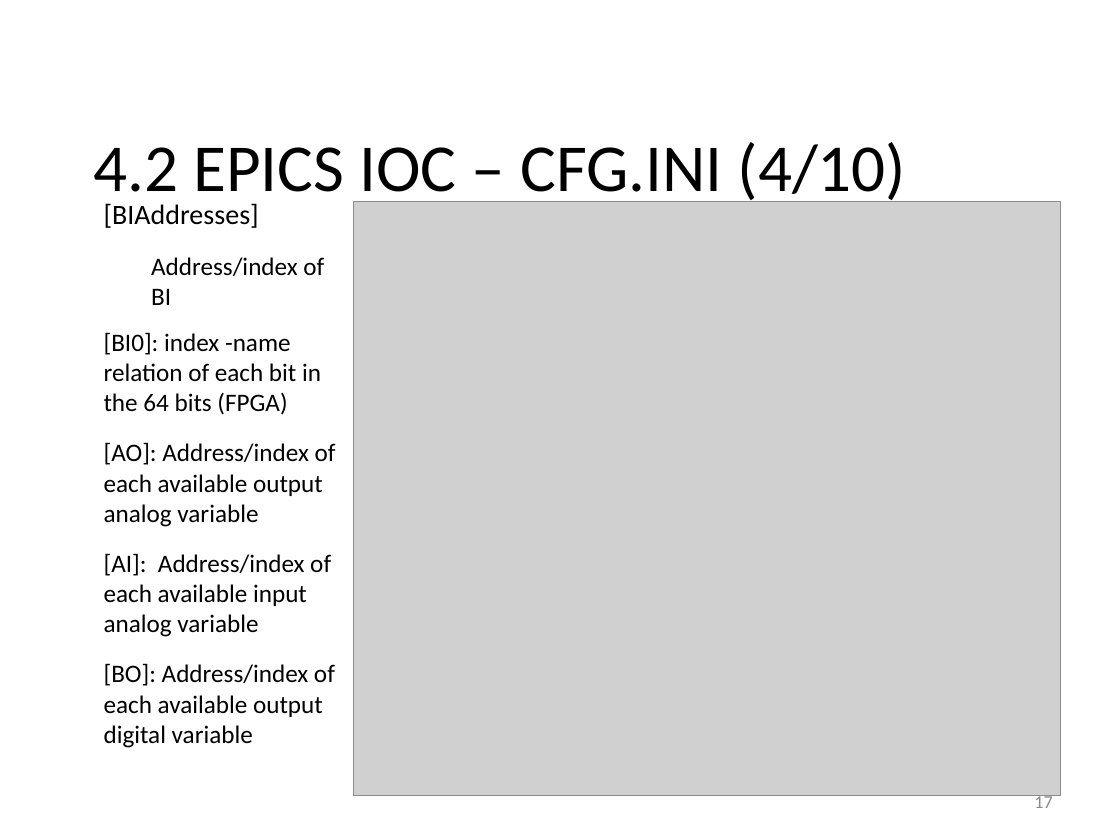
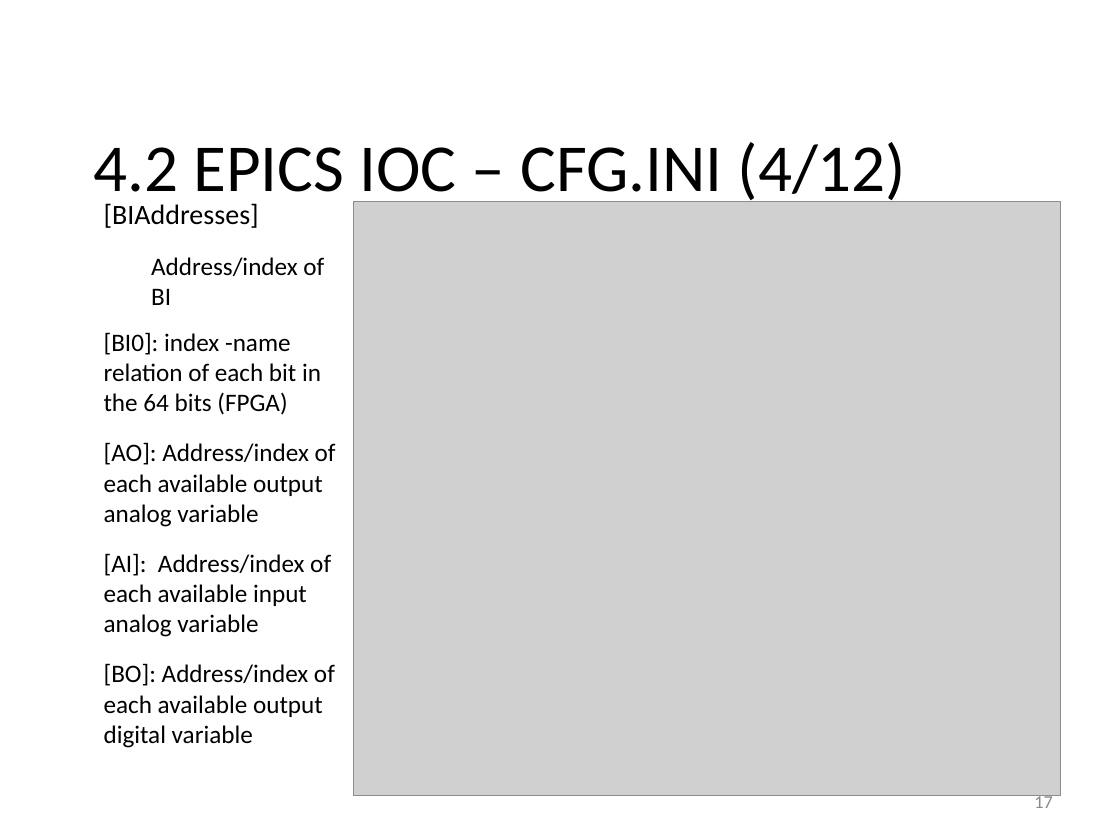
Before and after one commit to lnls-sol/project-nheengatu, a slide deck: slide 17 of docs/CRIO-EPICs-integration.odp. Drawn at 1120x840 pixels with LibreOffice and Linux fonts; fonts in the diff are those of the drawing; grey boxes stand for pictures; background and template pictures are left out. Boxes give left, top, right and bottom in pixels: in the first picture for what was removed or moved away, otherwise in the second. Text is boxed around its words. In the diff, an @@ line names an element or a change of style, - is before the commit and + after.

```diff
--- a/docs/CRIO-EPICs-integration.odp
+++ b/docs/CRIO-EPICs-integration.odp
@@ text at (93,142,907,208): text changed @@
-4.2 EPICS IOC – CFG.INI (4/10)
+4.2 EPICS IOC – CFG.INI (4/12)
```
Also in this commit, not shown: 14 other slides changed, 5 slides added, 1 slide removed, 1 other file.
